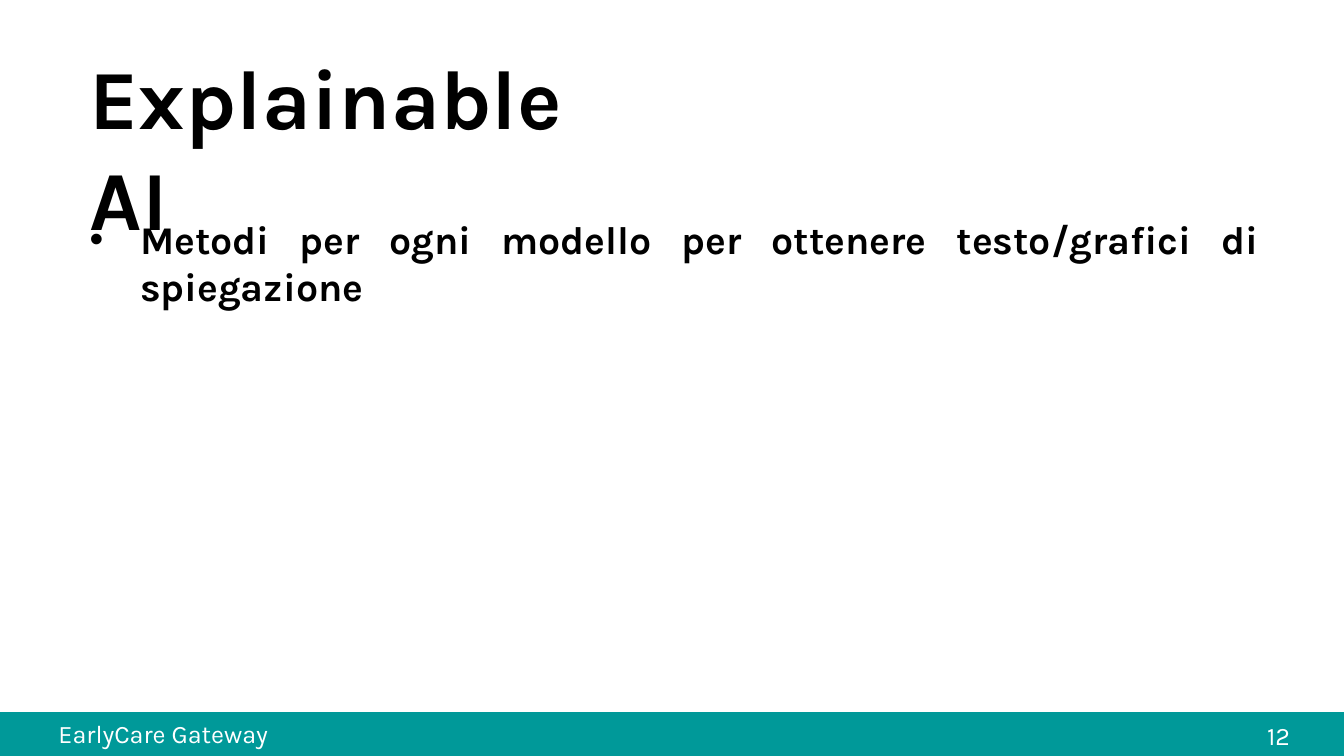
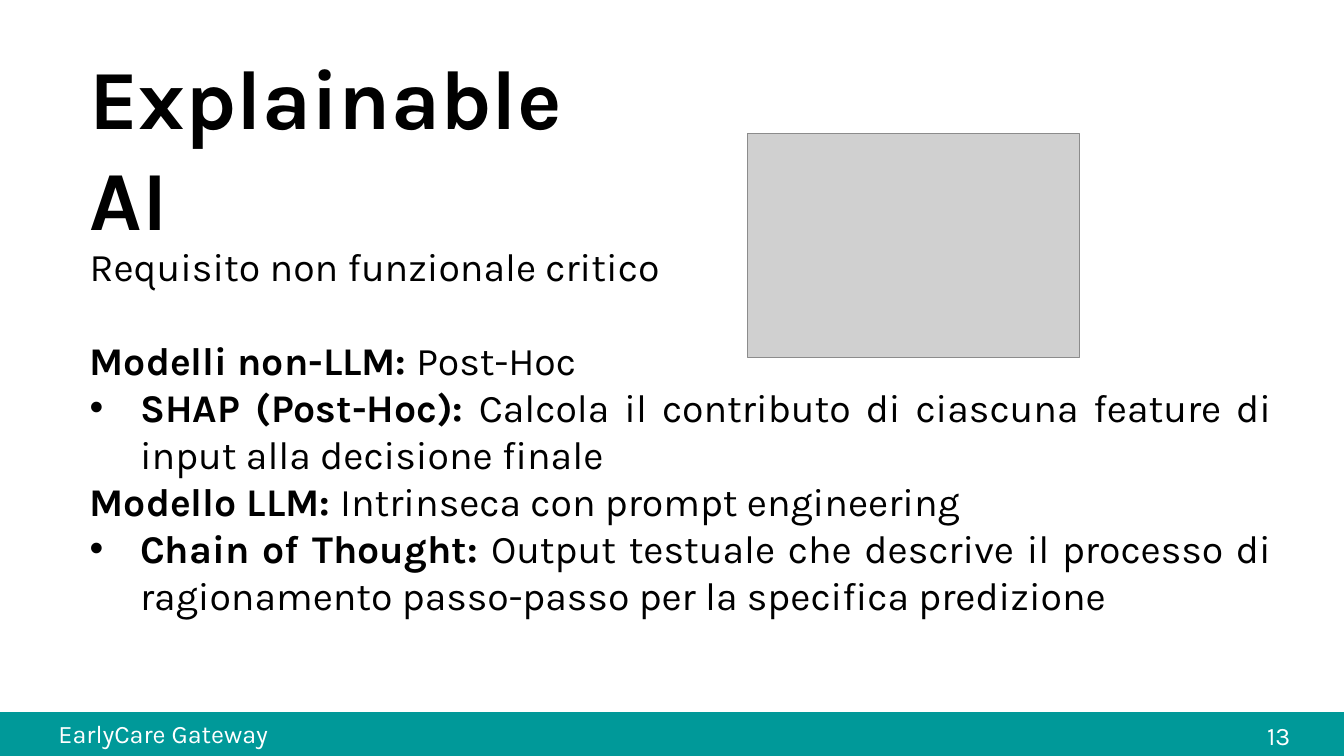
Before and after one commit to carrieroroberto/early_care_gateway, a slide deck: slide 14 of docs/presentation_powerpoint.pptx (slide 13 before the commit). Drawn at 1344x756 pixels with LibreOffice and Linux fonts; fonts in the diff are those of the drawing; grey boxes stand for pictures. Boxes give left, top, right and bottom in pixels: in the first picture for what was removed or moved away, otherwise in the second. Text is boxed around its words. In the diff, an @@ line names an element or a change of style, - is before the commit and + after.

```diff
--- a/docs/presentation_powerpoint.pptx
+++ b/docs/presentation_powerpoint.pptx
@@ picture added at [748, 134, 1081, 358] @@
@@ text removed at [140, 219, 1258, 311] @@
-• Metodi per ogni modello per ottenere testo/grafici di spiegazione
@@ text added at [90, 254, 1271, 620], 28 pt, text #000000 @@
+Requisito non funzionale critico
+Modelli non-LLM: Post-Hoc
+• SHAP (Post-Hoc): Calcola il contributo di ciascuna feature di input alla decisione finale
+Modello LLM: Intrinseca con prompt engineering
+• Chain of Thought: Output testuale che descrive il processo di ragionamento passo-passo per la specifica predizione
@@ text at [1267, 729, 1290, 746]: text changed @@
-12
+13
```
Also in this commit, not shown: 3 other slides changed, 1 slide added, 1 other file.
